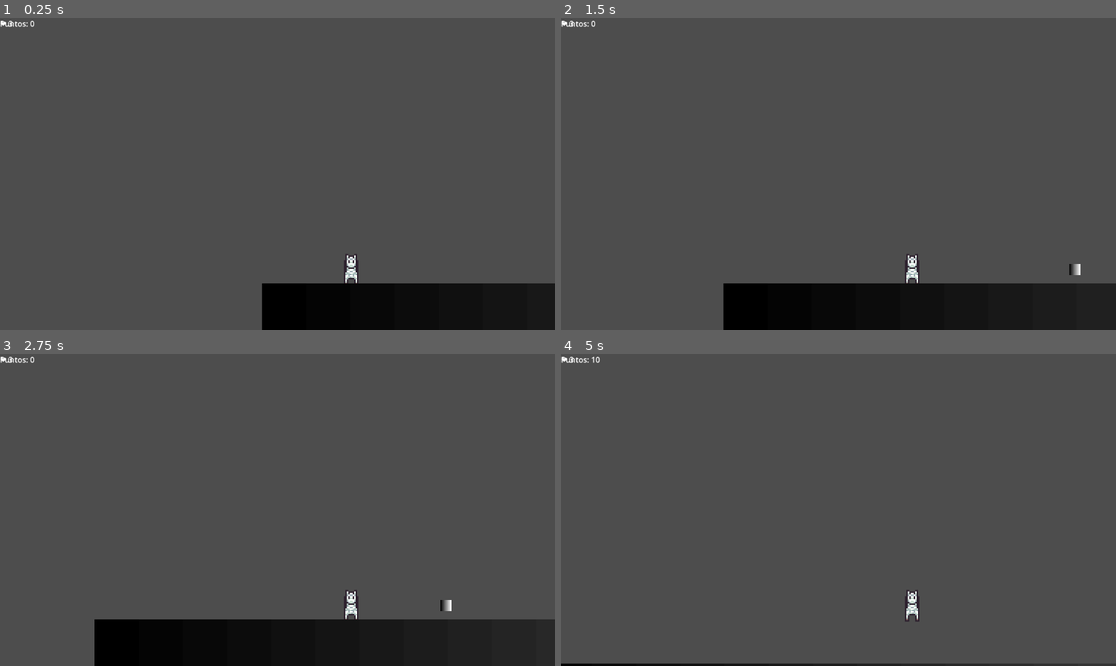
Above: before the commit, frames 1-4 (two rows, left to right).
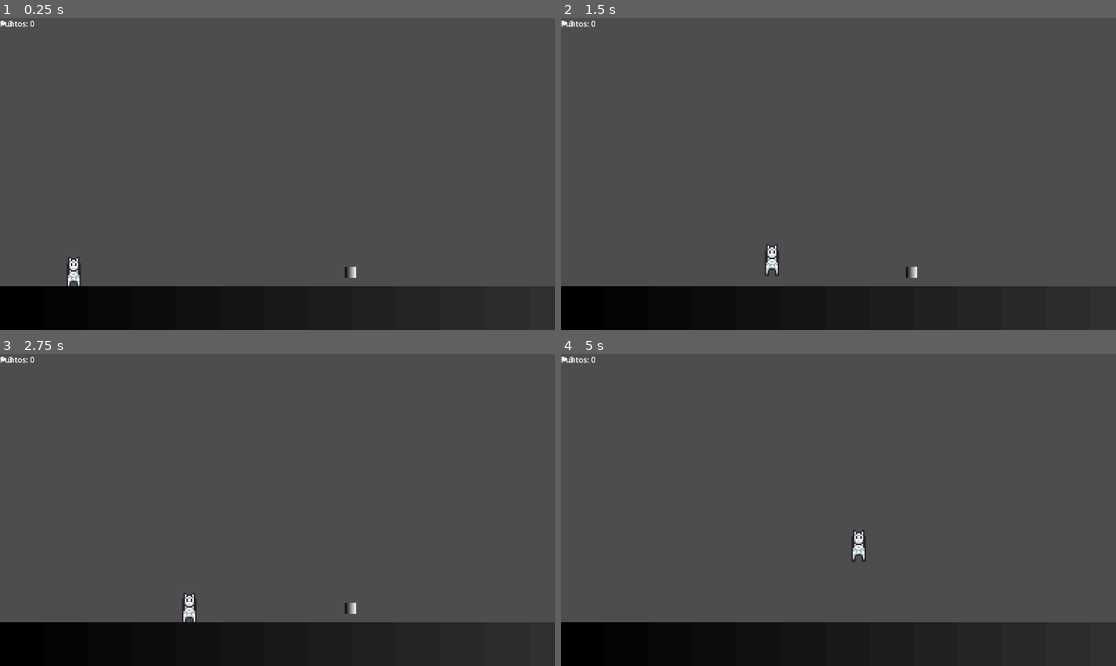
Above: after the commit, the same moments.

Repository: shiarauzo/AIHackatonGame
Game: Godot game, scene res://Player/Main.tscn
The game is run twice, just before and just after one commit, with the same random seed, the same clock (stepped at 60 frames per second) and the same inputs.
Inputs:
- Up to frame 1 (0.25 s): no input
- Up to frame 2 (1.5 s): tap Enter (ui_accept) at 0.5, 0.77 s; hold Right (ui_right) from 0.53 s (still down)
- Up to frame 3 (2.75 s): tap Enter (ui_accept) at 1.52 s; release Right (ui_right) at 2.03 s; hold Left (ui_left) from 2.03 s (still down)
- Up to frame 4 (5 s): release Left (ui_left) at 2.78 s; hold Right (ui_right) 2.78-4.28 s; tap Enter (ui_accept) at 3.02, 3.77, 4.52 s; hold Left (ui_left) from 4.28 s (still down)

The runs differ from the first frame. In frame 1, 7.5% of the frame differs, in the area x 0-100%, y 75-100%; in frame 2, 5.2%; in frame 3, 3.6%; in frame 4, 14%, in the area x 0-100%, y 0-100%.

Commit message:
change camera

Diff:
--- a/nuevo-proyecto-de-juego/Player/Main.tscn
+++ b/nuevo-proyecto-de-juego/Player/Main.tscn
@@ -1,12 +1,12 @@
-[gd_scene load_steps=30 format=3 uid="uid://2o4bsa4aill4"]
+[gd_scene load_steps=33 format=3 uid="uid://2o4bsa4aill4"]
 
 [ext_resource type="Script" uid="uid://dyrksgb1pid8h" path="res://Player/alpaca.gd" id="2_cm0pq"]
 [ext_resource type="Script" uid="uid://djx2rla1bylc7" path="res://Scripts/Main.gd" id="2_r0du0"]
 [ext_resource type="Script" uid="uid://b2mbox7psuyox" path="res://Player/PlatformSpawner.gd" id="2_s5hhb"]
 [ext_resource type="Texture2D" uid="uid://d0rdv5hcph8lm" path="res://Assets/Alpaca_sprite.png" id="2_uu6xs"]
-
-[sub_resource type="RectangleShape2D" id="RectangleShape2D_uu6xs"]
-size = Vector2(33, 65.5)
+[ext_resource type="PackedScene" uid="uid://ddgasmyw6cmql" path="res://World/Ground.tscn" id="3_su2fw"]
+[ext_resource type="PackedScene" uid="uid://dv6kfhswx3ywv" path="res://World/Collectible.tscn" id="4_muds8"]
+[ext_resource type="Script" uid="uid://s4ttwdqfh0en" path="res://Player/Camera2D.gd" id="5_avfv7"]
 
 [sub_resource type="AtlasTexture" id="AtlasTexture_r0du0"]
 atlas = ExtResource("2_uu6xs")
@@ -128,6 +128,9 @@
 "speed": 10.0
 }]
 
+[sub_resource type="RectangleShape2D" id="RectangleShape2D_uu6xs"]
+size = Vector2(33, 65.5)
+
 [sub_resource type="CircleShape2D" id="CircleShape2D_s5hhb"]
 radius = 51.38
 
@@ -155,27 +158,39 @@
 
 [node name="PlatformSpawner" type="Node2D" parent="."]
 script = ExtResource("2_s5hhb")
+platform_scene = ExtResource("3_su2fw")
+collectible_scenes = Array[PackedScene]([ExtResource("4_muds8")])
 
 [node name="Alpaca" type="CharacterBody2D" parent="."]
 script = ExtResource("2_cm0pq")
-
-[node name="CollisionShape2D" type="CollisionShape2D" parent="Alpaca"]
-position = Vector2(153, 495.25)
-shape = SubResource("RectangleShape2D_uu6xs")
 
 [node name="Sprite" type="AnimatedSprite2D" parent="Alpaca"]
 position = Vector2(153, 488)
 scale = Vector2(3.03125, 3.14706)
 sprite_frames = SubResource("SpriteFrames_5tuhn")
 
+[node name="CollisionShape2D" type="CollisionShape2D" parent="Alpaca"]
+position = Vector2(153, 495.25)
+shape = SubResource("RectangleShape2D_uu6xs")
+
 [node name="Area2D" type="Area2D" parent="Alpaca"]
 
 [node name="CollisionShape2D" type="CollisionShape2D" parent="Alpaca/Area2D"]
 position = Vector2(154, 489)
 shape = SubResource("CircleShape2D_s5hhb")
 
-[node name="Camera2D" type="Camera2D" parent="Alpaca"]
+[node name="Camera2D" type="Camera2D" parent="." node_paths=PackedStringArray("alpaca")]
 offset = Vector2(0, 300)
+limit_left = 0
+limit_right = 10000
+limit_bottom = 1000
+position_smoothing_enabled = true
+drag_horizontal_enabled = true
+drag_top_margin = 0.5
+drag_bottom_margin = 0.5
+script = ExtResource("5_avfv7")
+alpaca = NodePath("../Alpaca")
+fixed_y_offset = 0.0
 
 [node name="Ground" type="StaticBody2D" parent="."]
 
--- a/nuevo-proyecto-de-juego/Player/PlatformSpawner.gd
+++ b/nuevo-proyecto-de-juego/Player/PlatformSpawner.gd
@@ -1,63 +1,69 @@
 extends Node2D
 
-# Arrastra aquí las escenas desde el explorador de archivos
 @export var platform_scene: PackedScene
-@export var collectible_scene: PackedScene
+@export var collectible_scenes: Array[PackedScene] = []
 
-# Configuración del generador
-@export var spawn_interval = 2.0  # Segundos entre plataformas
-@export var platform_speed = 120.0  # Velocidad de movimiento
-@export var min_y = 250  # Altura mínima de spawn
-@export var max_y = 500  # Altura máxima de spawn
-@export var spawn_x = 1200  # Posición X donde aparecen
+# Configuración del nivel
+@export var platforms_distance = 300  # Distancia entre plataformas
+@export var min_y = 200
+@export var max_y = 500
+@export var level_length = 5000  # Longitud total del nivel
 
-var spawn_timer = 0.0
 var platforms = []
 
 func _ready():
-	# Crear plataformas iniciales para empezar
-	for i in range(6):
-		spawn_platform(200 + i * 200, false)
+	if platform_scene == null:
+		push_error("⚠️ ERROR: Asigna 'platform_scene' en el Inspector del PlatformSpawner")
+		return
 
-func _process(delta):
-	# Timer para generar nuevas plataformas
-	spawn_timer += delta
+	generate_level()
 
-	if spawn_timer >= spawn_interval:
-		spawn_timer = 0.0
-		# Spawneamos adelante de donde está la alpaca
-		var alpaca = get_node_or_null("../Alpaca")
-		if alpaca:
-			spawn_platform(alpaca.global_position.x + spawn_x, true)
+func generate_level():
+	# Generar plataformas estáticas desde el inicio
+	var current_x = 0
 
-	# Limpiar plataformas que quedaron atrás
-	for platform in platforms:
-		if is_instance_valid(platform):
-			var alpaca = get_node_or_null("../Alpaca")
-			if alpaca and platform.global_position.x < alpaca.global_position.x - 500:
-				platform.queue_free()
-				platforms.erase(platform)
+	# Piso inicial largo (para empezar)
+	spawn_platform(0, 550, 800)  # Plataforma larga de inicio
+	current_x = 800
 
-func spawn_platform(x_pos, with_random_y = true):
+	# Generar plataformas hasta el final del nivel
+	while current_x < level_length:
+		var platform_width = randf_range(150, 400)  # Ancho variable
+		var y_pos = randf_range(min_y, max_y)
+
+		spawn_platform(current_x, y_pos, platform_width)
+
+		# 60% probabilidad de comida
+		if randf() < 0.6 and not collectible_scenes.is_empty():
+			spawn_collectible(current_x + platform_width/2, y_pos - 80)
+
+		# Próxima plataforma
+		var gap = randf_range(100, 300)  # Distancia del salto
+		current_x += platform_width + gap
+
+	print("✅ Nivel generado: ", platforms.size(), " plataformas")
+
+func spawn_platform(x_pos, y_pos, width = 200):
 	if platform_scene == null:
-		print("❌ ERROR: No hay escena de plataforma asignada")
 		return
 
 	var platform = platform_scene.instantiate()
-	var y_pos = randf_range(min_y, max_y) if with_random_y else 400
-	platform.global_position = Vector2(x_pos, y_pos)
+	platform.global_position = Vector2(x_pos + width/2, y_pos)
+
+	# Si la plataforma tiene un sprite, escalarla al ancho deseado
+	if platform.has_node("Sprite2D"):
+		var sprite = platform.get_node("Sprite2D")
+		var texture_width = sprite.texture.get_width() if sprite.texture else 64
+		sprite.scale.x = width / texture_width
+
 	get_parent().add_child(platform)
 	platforms.append(platform)
 
-	# 70% de probabilidad de que aparezca una bolita
-	if randf() < 0.7:
-		spawn_collectible(x_pos, y_pos - 70)
-
 func spawn_collectible(x_pos, y_pos):
-	if collectible_scene == null:
-		print("❌ ERROR: No hay escena de coleccionable asignada")
+	if collectible_scenes.is_empty():
 		return
 
-	var collectible = collectible_scene.instantiate()
+	var random_food = collectible_scenes[randi() % collectible_scenes.size()]
+	var collectible = random_food.instantiate()
 	collectible.global_position = Vector2(x_pos, y_pos)
 	get_parent().add_child(collectible)
--- a/nuevo-proyecto-de-juego/Player/alpaca.gd
+++ b/nuevo-proyecto-de-juego/Player/alpaca.gd
@@ -1,63 +1,87 @@
 extends CharacterBody2D
 
-@export var speed: float = 200.0
-@export var jump_force: float = -400.0
-@export var gravity: float = 900.0
-@export var auto_move_speed: float = 120.0  # Velocidad automática hacia adelante
+# Configuración de movimiento
+@export var speed: float = 300.0
+@export var jump_force: float = -500.0
+@export var gravity: float = 980.0
 
-var starting_position = Vector2(400, 300)  # Posición inicial más centrada
+# Sistema de juego
+var lives = 3
+var score = 0
+var is_dead = false
 
 func _ready():
-	starting_position = global_position
-
-	# Asegurar que la cámara está en la posición correcta
-	if has_node("Camera2D"):
-		var camera = get_node("Camera2D")
-		camera.reset_smoothing()  # Resetea el suavizado para empezar correctamente
+	# La cámara ya debe estar como hijo de la Alpaca
+	pass
 
 func _physics_process(delta):
-	# Gravedad
+	if is_dead:
+		return
+
+	# Aplicar gravedad
 	if not is_on_floor():
 		velocity.y += gravity * delta
+
+	# Movimiento horizontal (izquierda/derecha)
+	var direction = Input.get_axis("ui_left", "ui_right")
+
+	if direction != 0:
+		velocity.x = direction * speed
+		# Voltear sprite según dirección
+		if has_node("Sprite"):
+			$Sprite.flip_h = direction < 0
 	else:
-		velocity.y = 0
+		# Frenar suavemente cuando no hay input
+		velocity.x = move_toward(velocity.x, 0, speed * 0.1)
 
-	# Movimiento automático hacia la derecha
-	velocity.x = auto_move_speed
-
-	# Control adicional izquierda/derecha (opcional, para acelerar/frenar)
-	var direction = Input.get_axis("ui_left", "ui_right")
-	if direction != 0:
-		velocity.x += direction * speed * 0.3  # 30% de velocidad extra
-		# Voltear sprite según dirección
-		$Sprite.flip_h = direction < 0
-
-	# Saltar con espacio o flecha arriba
+	# Saltar (espacio o flecha arriba)
 	if Input.is_action_just_pressed("ui_accept") and is_on_floor():
 		velocity.y = jump_force
 
 	# Aplicar movimiento
 	move_and_slide()
 
-	# Verificar si cayó al vacío (ajusta según tu ventana)
+	# Detectar caída al vacío
 	if global_position.y > 700:
+		die()
+
+func collect_item(points = 10):
+	score += points
+	print("🎉 Puntos: ", score)
+
+	# Notificar al Main si existe
+	var main = get_node_or_null("/root/Node2D")
+	if main and main.has_method("update_score"):
+		main.update_score(score)
+
+func die():
+	if is_dead:
+		return
+
+	is_dead = true
+	lives -= 1
+	print("💔 Vidas restantes: ", lives)
+
+	if lives <= 0:
+		game_over()
+	else:
+		# Respawn después de 1 segundo
+		await get_tree().create_timer(1.0).timeout
 		respawn()
 
 func respawn():
-	# Llamar al Main para perder vida
-	var main = get_node("/root/Node2D")
-	main.lose_life()
-
-	# Resetear posición justo adelante de donde cayó (no al inicio)
-	global_position.x = global_position.x + 100
-	global_position.y = 300
+	is_dead = false
+	# Volver al inicio o checkpoint
+	global_position = Vector2(100, 300)
 	velocity = Vector2.ZERO
 
-# Esta función se conectará a la señal del Area2D
+func game_over():
+	print("💀 GAME OVER - Puntos finales: ", score)
+	await get_tree().create_timer(2.0).timeout
+	get_tree().reload_current_scene()
+
+# Conectar esta función a la señal area_entered del Area2D
 func _on_area_2d_area_entered(area):
 	if area.is_in_group("collectible"):
-		# Llamar al Main para sumar puntos
-		var main = get_node("/root/Node2D")
-		main.collect_bolita()
-		# Eliminar la bolita
+		collect_item(10)
 		area.queue_free()
--- a/nuevo-proyecto-de-juego/Player/camera2D.gd
+++ b/nuevo-proyecto-de-juego/Player/camera2D.gd
@@ -1,23 +1,15 @@
 extends Camera2D
 
-@export var target_path: NodePath = "../Alpaca"
-@export var follow_speed = 5.0
-@export var offset_y = -50  # Offset vertical (ajustar según gustes)
-
-var target: Node2D
+@export var alpaca: Node2D
+@export var fixed_y_offset = -100.0
+@export var smooth_speed = 5.0
 
 func _ready():
-	enabled = true
-	target = get_node(target_path)
-
-	# Posicionar inmediatamente en el target al inicio
-	if target:
-		global_position = Vector2(target.global_position.x, target.global_position.y + offset_y)
+	position_smoothing_enabled = false
+	position.y = fixed_y_offset
 
 func _process(delta):
-	if target:
-		# Posición objetivo
-		var target_pos = Vector2(target.global_position.x, target.global_position.y + offset_y)
-
-		# Seguimiento suave (lerp)
-		global_position = global_position.lerp(target_pos, follow_speed * delta)
+	if alpaca:
+		var target_x = alpaca.global_position.x
+		position.x = lerp(position.x, target_x, smooth_speed * delta)
+		position.y = fixed_y_offset
